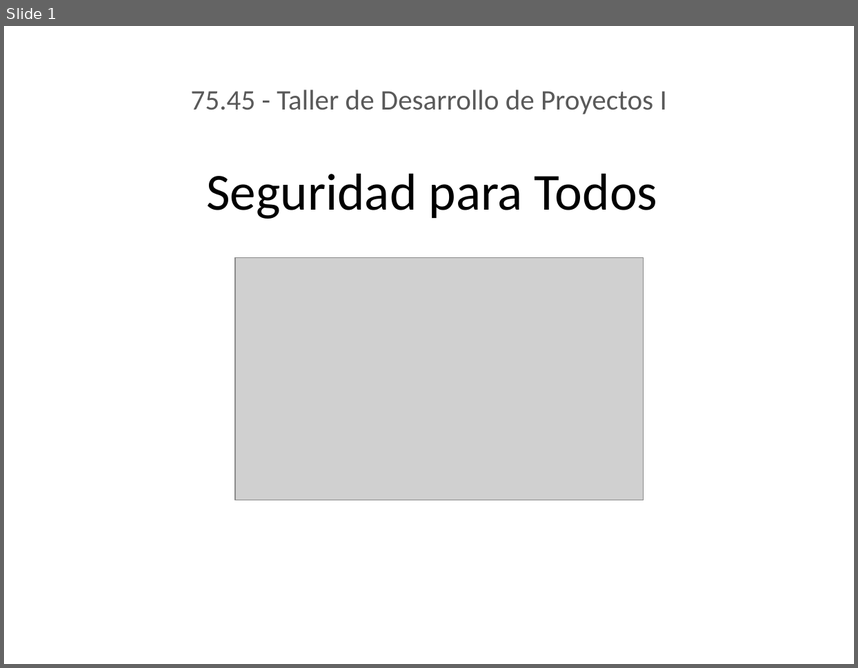
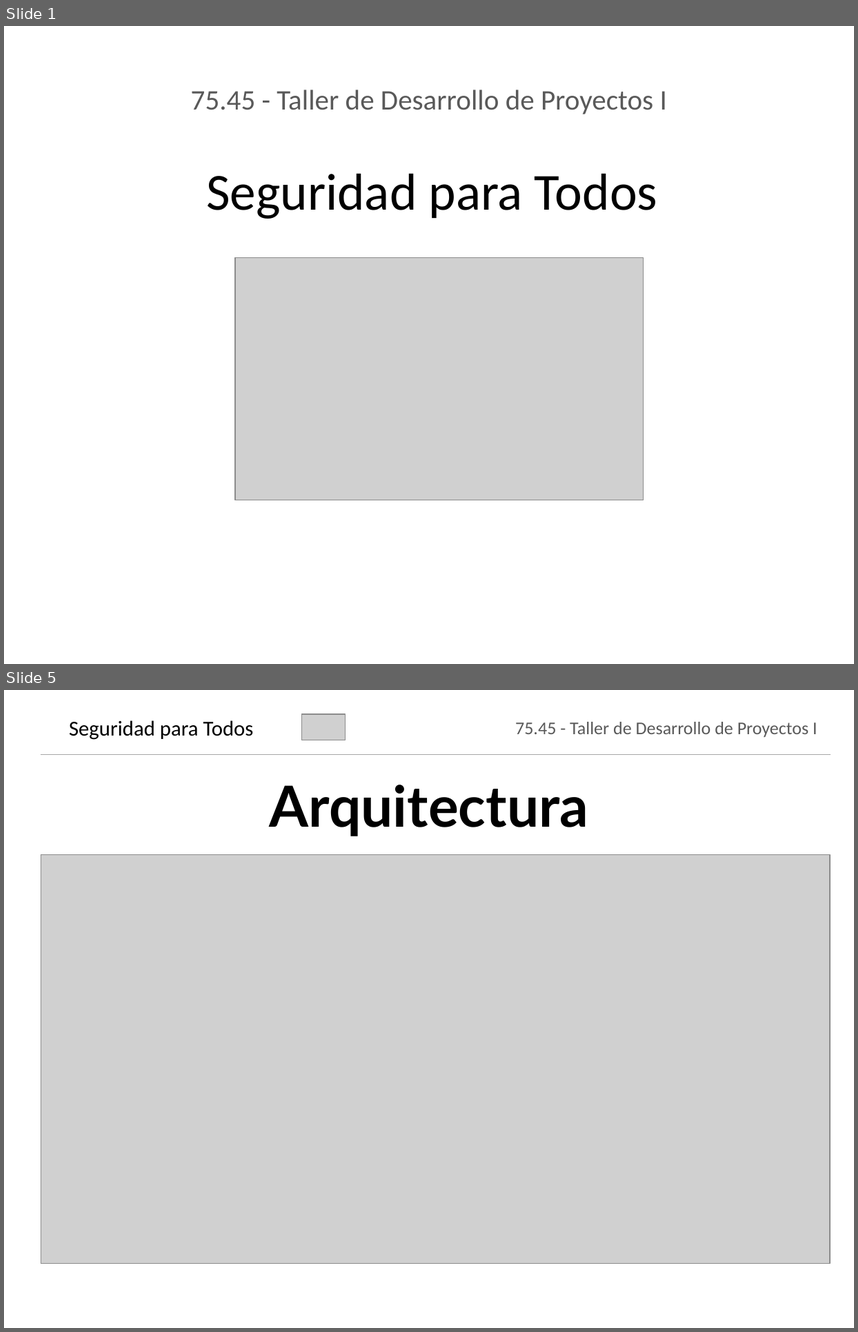
Before and after one commit to jmonetti/2012-1er-taller-de-desarrollo-de-proyectos-i, a slide deck: docs/Presentacion.pptx. Shown one above the other, each under a label of ours: slide 1 before the commit, slides 1 and 5 after it; the slides between them are not shown. The pictures are 858x668 and 858x1332 pixels, drawn with LibreOffice and Linux fonts; fonts in the diff are those of the drawing; grey boxes stand for pictures; background and template pictures are left out. Boxes give left, top, right and bottom in pixels: in the first picture for what was removed or moved away, otherwise in the second. Text is boxed around its words. In the diff, an @@ line names an element or a change of style, - is before the commit and + after.

```diff
--- a/docs/Presentacion.pptx
+++ b/docs/Presentacion.pptx
@@ slide 5 added at <box>4,690,854,1328</box>, background picture (left out) @@
@@ title added at <box>69,720,254,740</box>, 18 pt, text #000000 @@
+Seguridad para Todos
@@ picture added at <box>301,715,345,740</box> @@
@@ subtitle added at <box>515,722,818,737</box>, 15.2 pt, text #595959 @@
+75.45 - Taller de Desarrollo de Proyectos I
@@ line added from (41, 755) to (831, 755), #A6A6A6 0.75 pt @@
@@ text added at <box>270,785,588,836</box>, 48 pt, text #000000, bold @@
+Arquitectura
@@ picture added at <box>41,855,829,1263</box> @@
```
Also in this commit, not shown: 1 slide changed, 3 other slides added, 1 other file.
